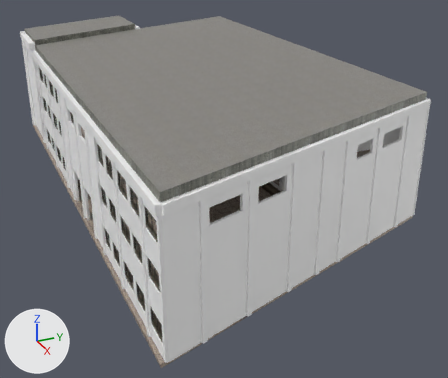
The FBX model FYP_IDEA1/Assets/TestingStuff/SchoolBuilding.fbx as it was, and as the next commit left it.
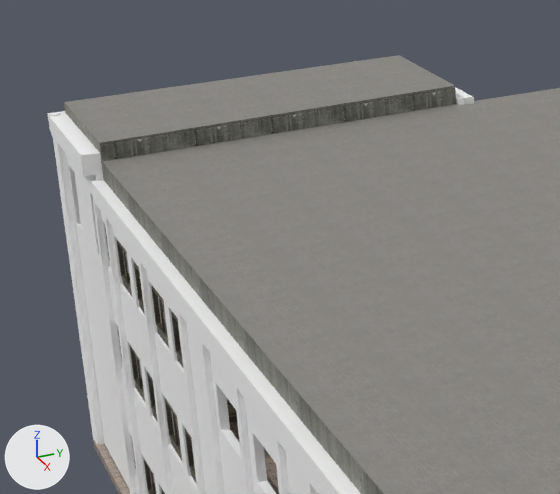
Old and new are each drawn whole from a 50 mm camera at (59.6, -53.0, 12.6) aimed at (35.5, -42.2, 0.5) and again close up on the part from 1% to 37% of the width and 0% to 37% of the height. Lighting does not change. The marker at lower left points along +X, +Y and +Z. Where no turn or scale is listed for an object, it has been applied to the vertices. Vertices at the same position are counted once.

Objects in the first close-up: 'SchoolFloor', 'SchoolWalls'.
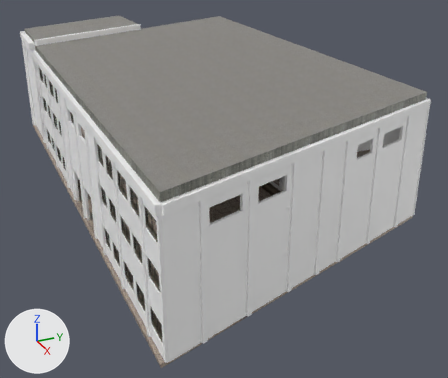
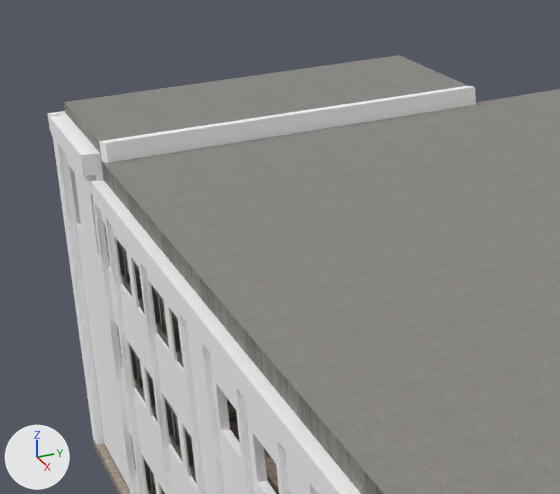
Boxes (x1, y1, x2, y2) around the edits, measured in the close-ups (560 x 494 px; the box of a moved part takes in the faces that stretch with it):
part 1 of me_mesh_001, moved or reshaped
    both: (97, 57, 560, 169)

Edits to the bpy script that builds the scene:
```text
Change me_mesh_001:
    used by ob_schoolwalls; location = (33.72, -42.72, 3.57)
    remove me_mesh_001.from_pydata(...)  # 15965 vertices, 15324 faces; spans x -12.7..12.7, y -6.3..6.3, z -2.8..2.8
    add me_mesh_001.from_pydata(...)  # 16210 vertices, 15540 faces; spans x -12.7..12.7, y -6.3..6.3, z -2.8..2.8
    me_mesh_001 part 1: 16 vertices moved from x -12.5..-9.1, y -6.0..0.0, z 1.2..2.8 to x -12.5..-9.1, y -6.0..0.1, z 1.0..2.8; 5 vertices added at x -9.0..-6.7, y -6.0..0.2, z 2.5..2.8
```
